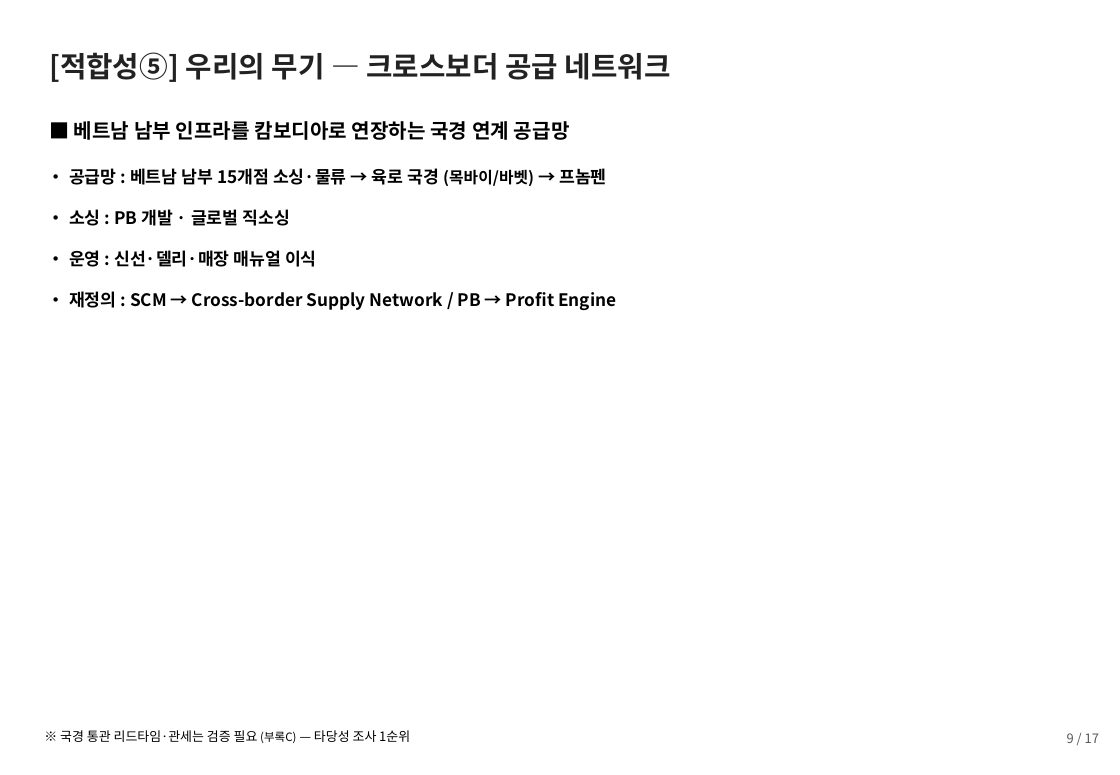
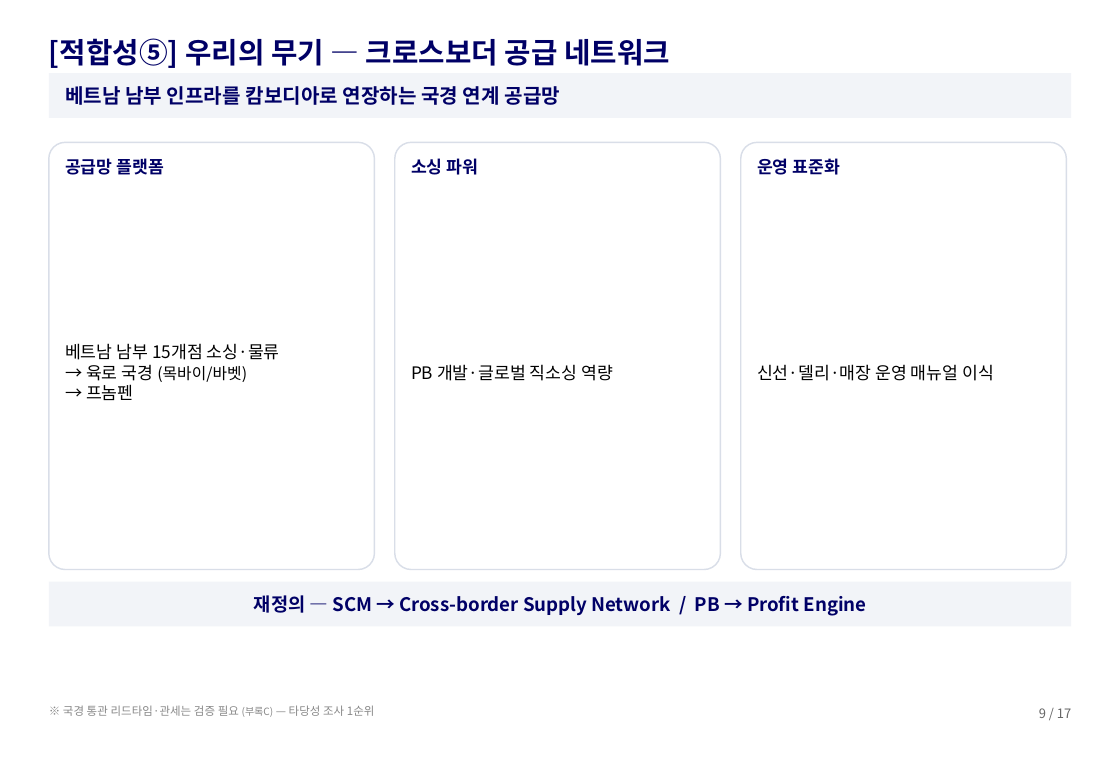
Before and after one commit to avoseed/web1, a slide deck: slide 10 of output/캄보디아_확장기획.pptx. Drawn at 1120x775 pixels with LibreOffice and Linux fonts; fonts in the diff are those of the drawing. Boxes give left, top, right and bottom in pixels: in the first picture for what was removed or moved away, otherwise in the second. Text is boxed around its words. In the diff, an @@ line names an element or a change of style, - is before the commit and + after.

```diff
--- a/output/캄보디아_확장기획.pptx
+++ b/output/캄보디아_확장기획.pptx
@@ text "[적합성⑤] 우리의 무기 — 크로스보더 ...": place and size @@
-text "[적합성⑤] 우리의 무기 — 크로스보더 ..." at <box>49,52,671,82</box>
+text "[적합성⑤] 우리의 무기 — 크로스보더 ..." at <box>49,38,670,68</box>
@@ text "[적합성⑤] 우리의 무기 — 크로스보더 ..." at <box>49,38,670,68</box>: text colour #222222 to #000066; vertical alignment top to bottom @@
@@ rectangle added at <box>49,73,1071,118</box>, fill #F2F4F8 @@
@@ text at <box>65,86,561,105</box>: text changed; text colour #000000 to #000066 @@
-■ 베트남 남부 인프라를 캄보디아로 연장하는 국경 연계 공급망
+베트남 남부 인프라를 캄보디아로 연장하는 국경 연계 공급망
@@ rounded rectangle added at <box>49,143,374,570</box>, fill #FFFFFF, outline #D9DEE8 1 pt @@
@@ rounded rectangle added at <box>395,143,721,570</box>, fill #FFFFFF, outline #D9DEE8 1 pt @@
@@ rounded rectangle added at <box>741,143,1067,570</box>, fill #FFFFFF, outline #D9DEE8 1 pt @@
@@ text added at <box>65,158,164,175</box>, 12 pt, text #000066, bold @@
+공급망 플랫폼
@@ text added at <box>411,158,479,175</box>, 12 pt, text #000066, bold @@
+소싱 파워
@@ text added at <box>757,158,840,175</box>, 12 pt, text #000066, bold @@
+운영 표준화
@@ vertical alignment top to middle in 5 elements at <box>65,86,561,105</box>, <box>254,595,867,616</box>, <box>65,343,280,400</box>, <box>757,364,994,381</box>, <box>411,364,613,381</box> @@
@@ text at <box>65,343,280,400</box>: text changed; bold off @@
-• 공급망 : 베트남 남부 15개점 소싱·물류 → 육로 국경 (목바이/바벳) → 프놈펜
+베트남 남부 15개점 소싱·물류
+→ 육로 국경 (목바이/바벳)
+→ 프놈펜
@@ text at <box>411,364,613,381</box>: text changed; bold off @@
-• 소싱 : PB 개발 · 글로벌 직소싱
+PB 개발·글로벌 직소싱 역량
@@ text at <box>757,364,994,381</box>: text changed; bold off @@
-• 운영 : 신선·델리·매장 매뉴얼 이식
+신선·델리·매장 운영 매뉴얼 이식
@@ rectangle added at <box>49,582,1071,627</box>, fill #F2F4F8 @@
@@ text at <box>254,595,867,616</box>: text changed; size 12 to 13 pt; text colour #000000 to #000066 @@
-• 재정의 : SCM → Cross-border Supply Network / PB → Profit Engine
+재정의 — SCM → Cross-border Supply Network / PB → Profit Engine
@@ text "※ 국경 통관 리드타임·관세는 검증 ...": place and size @@
-text "※ 국경 통관 리드타임·관세는 검증 ..." at <box>60,730,410,743</box>
+text "※ 국경 통관 리드타임·관세는 검증 ..." at <box>63,705,375,717</box>
@@ text "※ 국경 통관 리드타임·관세는 검증 ..." at <box>63,705,375,717</box>: size 9 to 8 pt in "※ 국경 통관 리드타임·관세는 검증 필요 — ..."; size 8 to 7 pt in "(부록C)"; text colour #000000 to #888888 @@
@@ text "9 / 17": place and size @@
-text "9 / 17" at <box>1067,733,1099,743</box>
+text "9 / 17" at <box>1039,708,1071,718</box>
@@ text "9 / 17" at <box>1039,708,1071,718</box>: text colour #595959 to #666666 @@
```
Also in this commit, not shown: 17 other slides changed, 1 other file.
